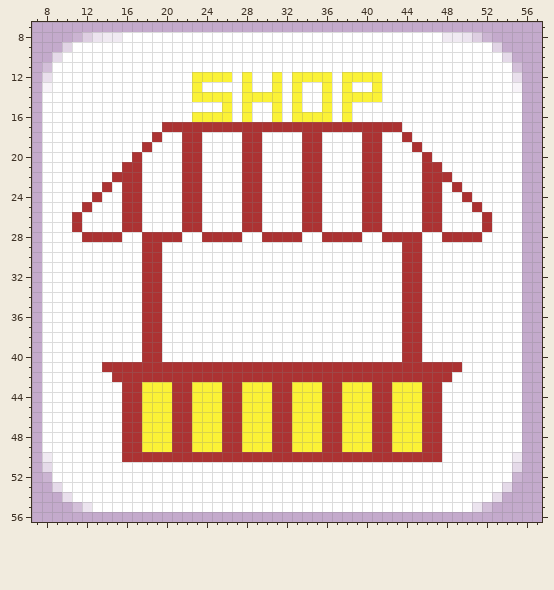
Edited in one commit: pixel-art file (Assets/Originals/Xopi.aseprite). The picture above is the old version.
64x64 pixels, 1 frame. Shown: x 7..57, y 7..56.
After the commit:
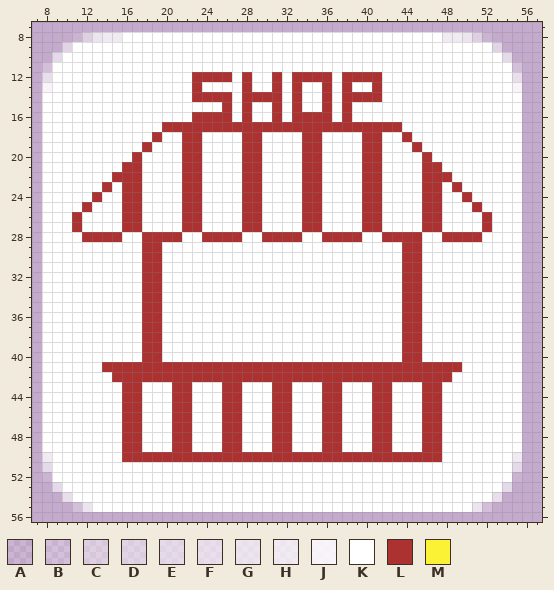
Palette (. is transparent): A #ffffff1f  B #ffffff3f  C #ffffff6f  D #ffffff7f  E #ffffff8f  F #ffffff9f  G #ffffffaf  H #ffffffbf  J #ffffffdf  K #ffffff  L #ac3232  M #fbf236
Diff:
@@ x 21..43 @@
 11 KKKKKKKKKKKKKKKKKKKKKKK
-12 KKMMMMKMKKMKMMMMKMMMMKK
-13 KKMKKKKMKKMKMKKMKMKKMKK
-14 KKMMMMKMMMMKMKKMKMMMMKK
-15 KKKKKMKMKKMKMKKMKMKKKKK
-16 KKMMMMKMKKMKMMMMKMKKKKK
+12 KKLLLLKLKKLKLLLLKLLLLKK
+13 KKLKKKKLKKLKLKKLKLKKLKK
+14 KKLLLLKLLLLKLKKLKLLLLKK
+15 KKKKKLKLKKLKLKKLKLKKKKK
+16 KKLLLLKLKKLKLLLLKLKKKKK
 17 LLLLLLLLLLLLLLLLLLLLLLL
@@ x 16..47 @@
 42 LLLLLLLLLLLLLLLLLLLLLLLLLLLLLLLL
-43 LLMMMLLMMMLLMMMLLMMMLLMMMLLMMMLL
-44 LLMMMLLMMMLLMMMLLMMMLLMMMLLMMMLL
-45 LLMMMLLMMMLLMMMLLMMMLLMMMLLMMMLL
-46 LLMMMLLMMMLLMMMLLMMMLLMMMLLMMMLL
-47 LLMMMLLMMMLLMMMLLMMMLLMMMLLMMMLL
-48 LLMMMLLMMMLLMMMLLMMMLLMMMLLMMMLL
-49 LLMMMLLMMMLLMMMLLMMMLLMMMLLMMMLL
+43 LLKKKLLKKKLLKKKLLKKKLLKKKLLKKKLL
+44 LLKKKLLKKKLLKKKLLKKKLLKKKLLKKKLL
+45 LLKKKLLKKKLLKKKLLKKKLLKKKLLKKKLL
+46 LLKKKLLKKKLLKKKLLKKKLLKKKLLKKKLL
+47 LLKKKLLKKKLLKKKLLKKKLLKKKLLKKKLL
+48 LLKKKLLKKKLLKKKLLKKKLLKKKLLKKKLL
+49 LLKKKLLKKKLLKKKLLKKKLLKKKLLKKKLL
 50 LLLLLLLLLLLLLLLLLLLLLLLLLLLLLLLL
Where, in picture pixels (left, top, right, bottom), the same in both pictures:
changed: (192, 72, 382, 122)
changed: (142, 382, 422, 452)
